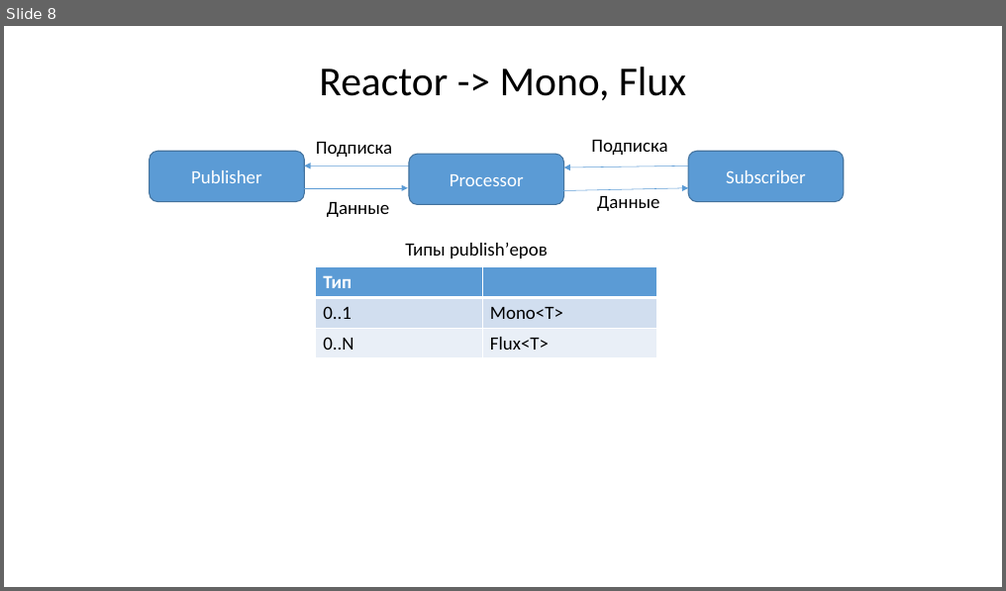
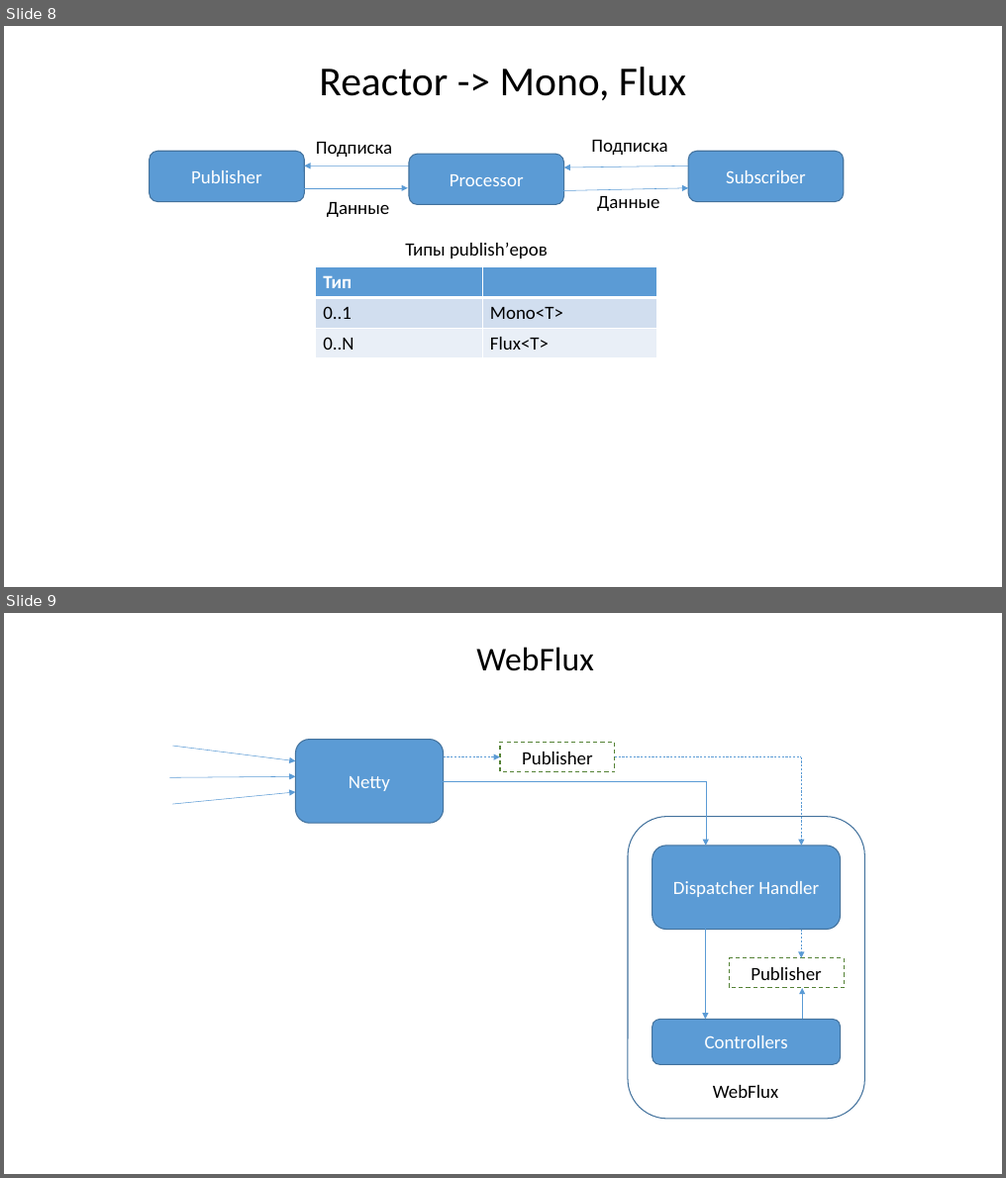
Before and after one commit to maximkosheev/study-webflux-trader-platform, a slide deck: doc/webflux.pptx. Shown one above the other, each under a label of ours: slide 8 before the commit, slides 8 and 9 after it. The pictures are 1006x591 and 1006x1178 pixels, drawn with LibreOffice and Linux fonts; fonts in the diff are those of the drawing. Boxes give left, top, right and bottom in pixels: in the first picture for what was removed or moved away, otherwise in the second. Text is boxed around its words. In the diff, an @@ line names an element or a change of style, - is before the commit and + after.

Commit message:
Новый кадр в презенташку

```diff
--- a/doc/webflux.pptx
+++ b/doc/webflux.pptx
@@ slide 9 added at (4,613,1002,1174), background #FFFFFF @@
@@ text added at (476,647,593,671), 32 pt, text #000000 @@
+WebFlux
@@ arrow added from (172, 746) to (296, 761), #5B9BD5 0.5 pt @@
@@ rounded rectangle added at (296,740,444,823), fill #5B9BD5, outline #43739E 1 pt, 18 pt, text #FFFFFF @@
+Netty
@@ arrow added from (444, 758) to (500, 758), #5B9BD5 0.5 pt dashed @@
@@ rectangle added at (500,743,615,772), outline #548235 1 pt dashed, 18 pt, text #000000 @@
+Publisher
@@ line added from (615, 758) to (801, 758), #5B9BD5 0.5 pt dashed @@
@@ arrow added from (801, 758) to (801, 846), #5B9BD5 0.5 pt dashed @@
@@ arrow added from (169, 777) to (296, 777), #5B9BD5 0.5 pt @@
@@ elbow arrow added from (433, 781) to (706, 846), #5B9BD5 0.5 pt @@
@@ arrow added from (172, 804) to (296, 792), #5B9BD5 0.5 pt @@
@@ rounded rectangle added at (628,817,865,1119), outline #43739E 1 pt @@
@@ rounded rectangle added at (652,846,841,930), fill #5B9BD5, outline #43739E 1 pt, 18 pt, text #FFFFFF @@
+Dispatcher Handler
@@ arrow added from (706, 928) to (706, 1020), #5B9BD5 0.5 pt @@
@@ arrow added from (801, 930) to (801, 959), #5B9BD5 0.5 pt dashed @@
@@ rectangle added at (729,959,844,988), outline #548235 1 pt dashed, 18 pt, text #000000 @@
+Publisher
@@ arrow added from (802, 1020) to (802, 988), #5B9BD5 0.5 pt @@
@@ rounded rectangle added at (652,1020,841,1065), fill #5B9BD5, outline #43739E 1 pt, 18 pt, text #FFFFFF @@
+Controllers
@@ text added at (713,1085,779,1098), 18 pt, text #000000 @@
+WebFlux
```
